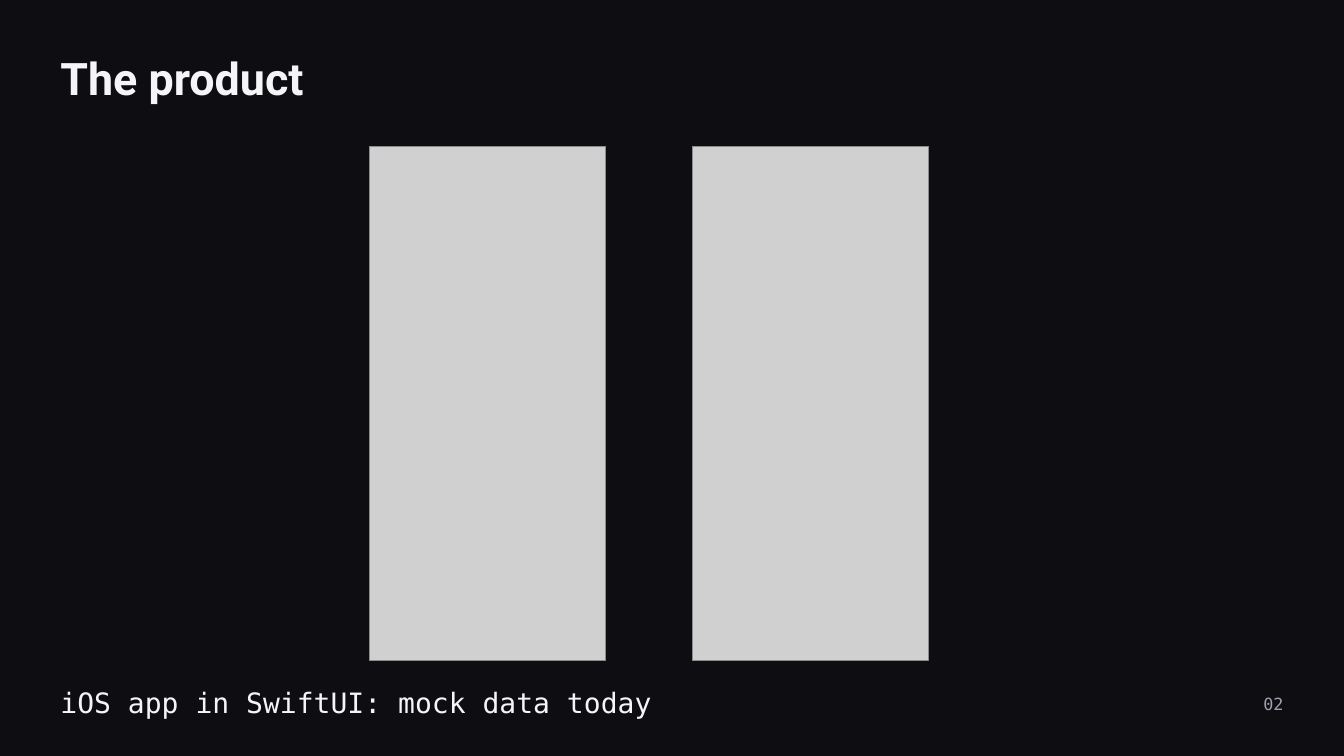
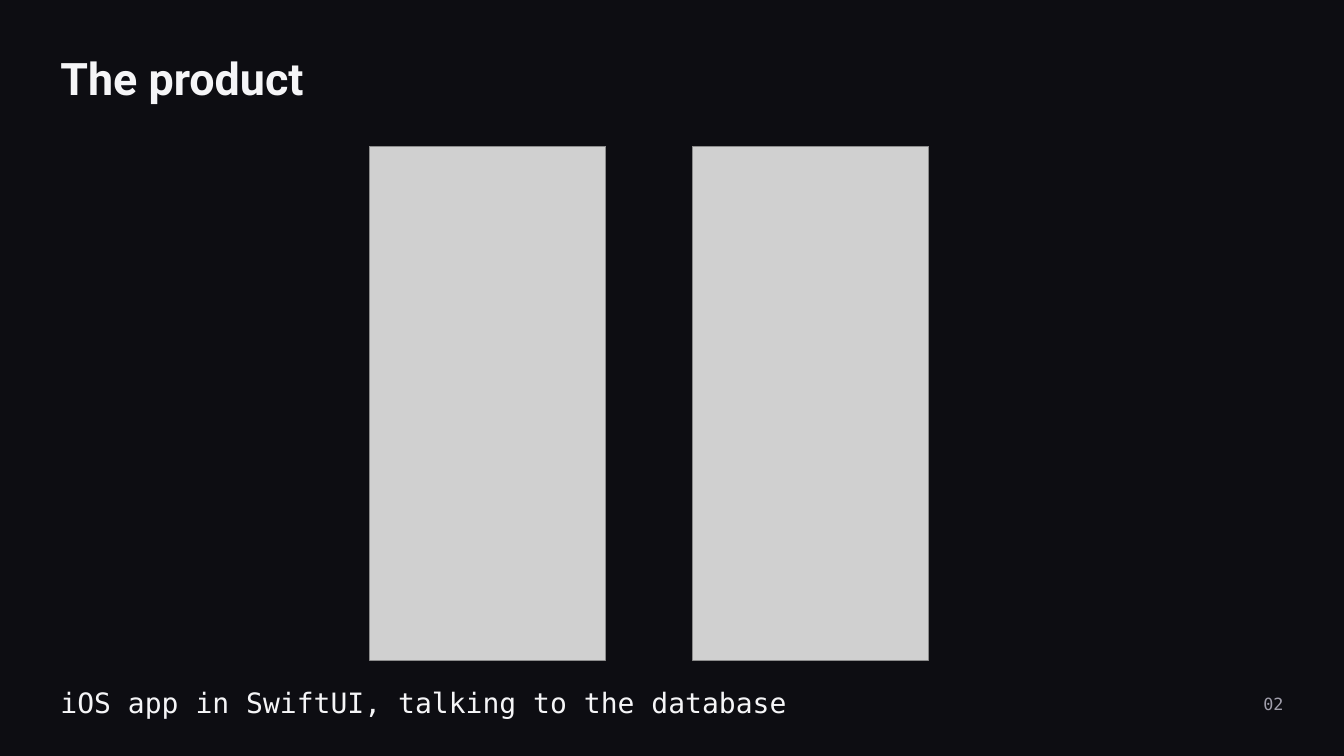
Before and after one commit to Dominican-Express/dominican-ios, a slide deck: slide 2 of presentation/dominican-express.pptx. Drawn at 1344x756 pixels with LibreOffice and Linux fonts; fonts in the diff are those of the drawing; grey boxes stand for pictures. Boxes give left, top, right and bottom in pixels: in the first picture for what was removed or moved away, otherwise in the second. Text is boxed around its words. In the diff, an @@ line names an element or a change of style, - is before the commit and + after.

```diff
--- a/presentation/dominican-express.pptx
+++ b/presentation/dominican-express.pptx
@@ text at (60, 691, 786, 719): text changed @@
-iOS app in SwiftUI: mock data today
+iOS app in SwiftUI, talking to the database
```
Also in this commit, not shown: 7 other slides changed, 3 slides added, 3 slides removed, 2 other files.
